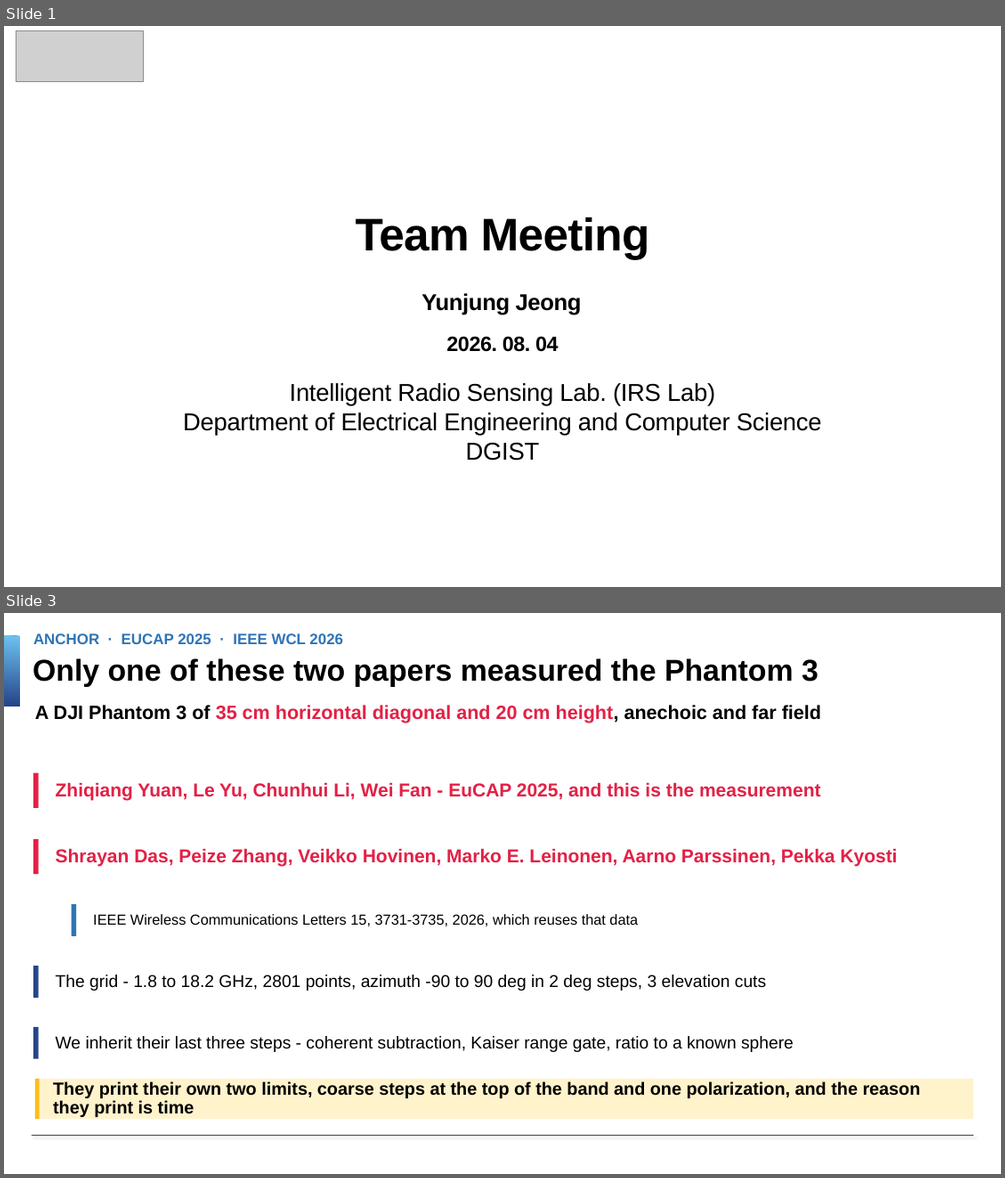
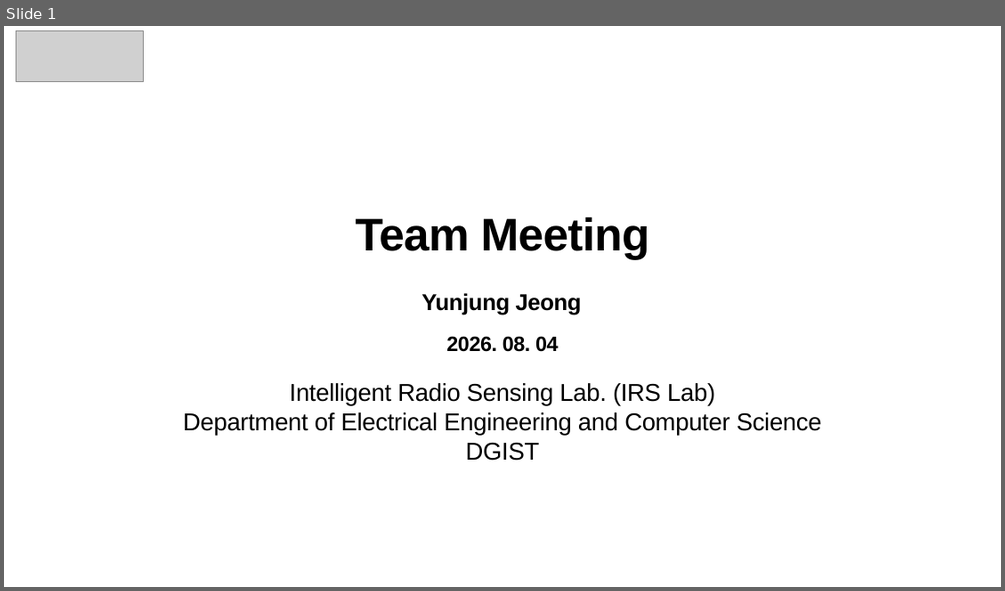
Before and after one commit to Dkor-1/sionna2, a slide deck: decks/teammeeting_0804_v3.pptx. Shown one above the other, each under a label of ours: slides 1 and 3 before the commit, slide 1 after it; the slides between them are not shown. The pictures are 1005x1178 and 1005x591 pixels, drawn with LibreOffice and Linux fonts; fonts in the diff are those of the drawing; grey boxes stand for pictures; background and template pictures are left out. Boxes give left, top, right and bottom in pixels: in the first picture for what was removed or moved away, otherwise in the second. Text is boxed around its words. In the diff, an @@ line names an element or a change of style, - is before the commit and + after.

```diff
--- a/decks/teammeeting_0804_v3.pptx
+++ b/decks/teammeeting_0804_v3.pptx
@@ slide 3 removed at box(4, 613, 1001, 1174), background #FFFFFF @@
@@ rectangle removed at box(4, 636, 19, 706) @@
@@ text removed at box(33, 633, 343, 644) @@
-ANCHOR · EUCAP 2025 · IEEE WCL 2026
@@ text removed at box(32, 658, 818, 687) @@
-Only one of these two papers measured the Phantom 3
@@ text removed at box(35, 705, 821, 723) @@
-A DJI Phantom 3 of 35 cm horizontal diagonal and 20 cm height, anechoic and far field
@@ rectangle removed at box(33, 773, 39, 808) @@
@@ text removed at box(56, 782, 821, 800) @@
-Zhiqiang Yuan, Le Yu, Chunhui Li, Wei Fan - EuCAP 2025, and this is the measurement
@@ rectangle removed at box(33, 839, 39, 874) @@
@@ text removed at box(56, 848, 897, 866) @@
-Shrayan Das, Peize Zhang, Veikko Hovinen, Marko E. Leinonen, Aarno Parssinen, Pekka Kyosti
@@ rectangle removed at box(72, 904, 76, 936) @@
@@ text removed at box(93, 914, 638, 926) @@
-IEEE Wireless Communications Letters 15, 3731-3735, 2026, which reuses that data
@@ rectangle removed at box(33, 965, 39, 997) @@
@@ text removed at box(56, 974, 766, 990) @@
-The grid - 1.8 to 18.2 GHz, 2801 points, azimuth -90 to 90 deg in 2 deg steps, 3 elevation cuts
@@ rectangle removed at box(33, 1027, 39, 1059) @@
@@ text removed at box(56, 1036, 793, 1052) @@
-We inherit their last three steps - coherent subtraction, Kaiser range gate, ratio to a known sphere
@@ rectangle removed at box(35, 1078, 973, 1119) @@
@@ rectangle removed at box(35, 1078, 39, 1119) @@
@@ text removed at box(53, 1081, 921, 1117) @@
-They print their own two limits, coarse steps at the top of the band and one polarization, and the reason they print is time
@@ line removed from (32, 1135) to (973, 1135) @@
```
Also in this commit, not shown: 6 slides added, 9 other slides removed, 3 other files.
